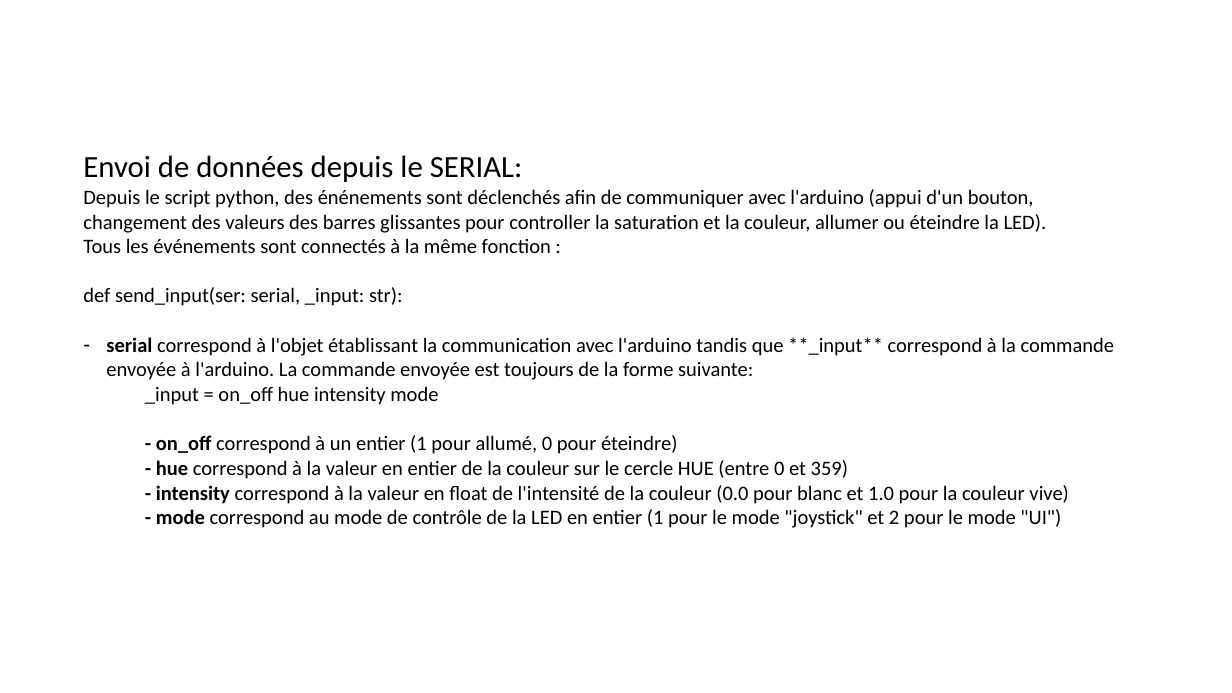
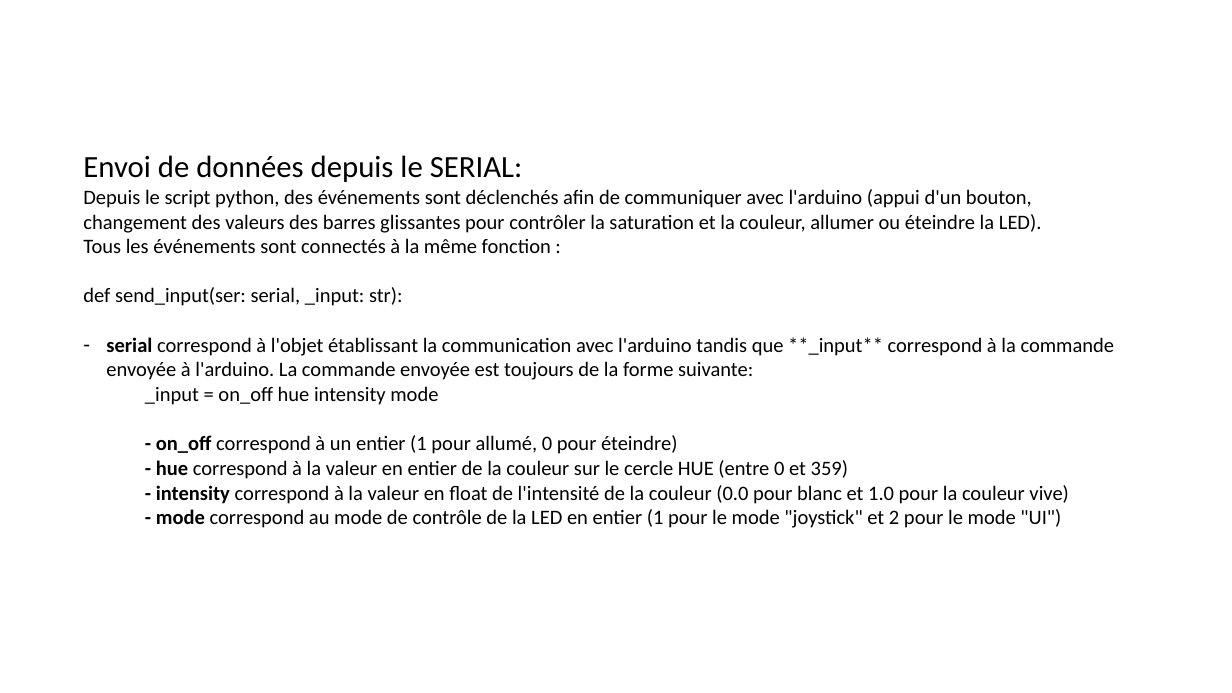
Before and after one commit to LuEnCam/ArduinLinux, a slide deck: slide 11 of rendu/presentation.pptx. Drawn at 1232x693 pixels with LibreOffice and Linux fonts; fonts in the diff are those of the drawing; background and template pictures are left out. Boxes give left, top, right and bottom in pixels: in the first picture for what was removed or moved away, otherwise in the second. Text is boxed around its words. In the diff, an @@ line names an element or a change of style, - is before the commit and + after.

```diff
--- a/rendu/presentation.pptx
+++ b/rendu/presentation.pptx
@@ text at (83,189,1042,233): text changed @@
-Depuis le script python, des énénements sont déclenchés afin de communiquer avec l'arduino (appui d'un bouton, changement des valeurs des barres glissantes pour controller la saturation et la couleur, allumer ou éteindre la LED).
+Depuis le script python, des événements sont déclenchés afin de communiquer avec l'arduino (appui d'un bouton, changement des valeurs des barres glissantes pour contrôler la saturation et la couleur, allumer ou éteindre la LED).
```
Also in this commit, not shown: 1 other slide changed, 2 other files.
